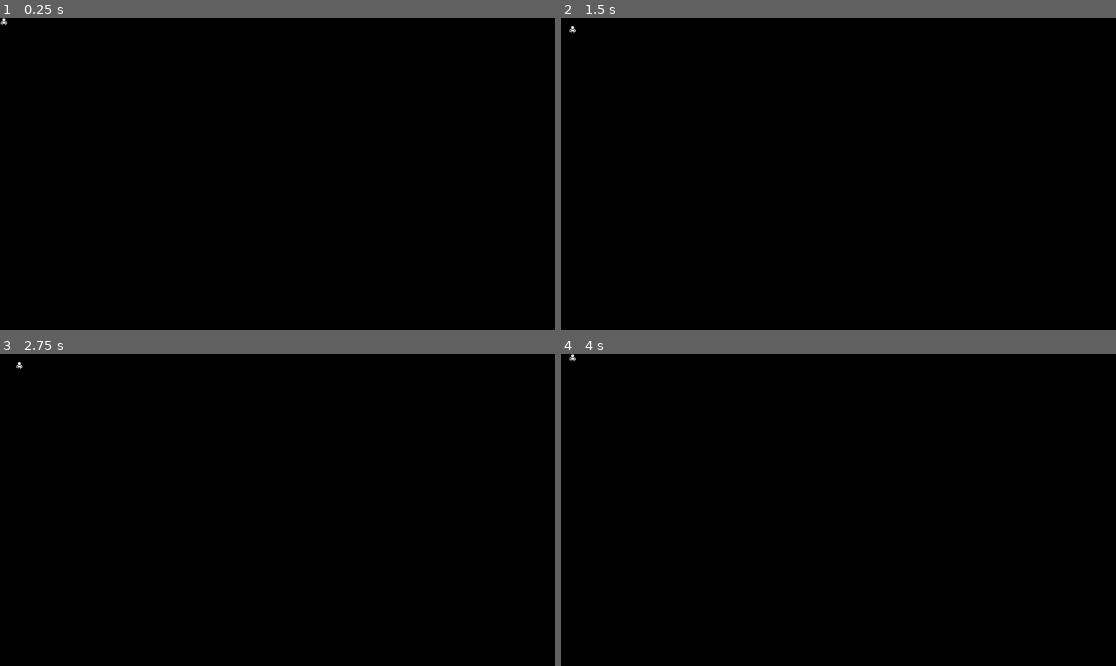
Above: before the commit, frames 1-4 (two rows, left to right).
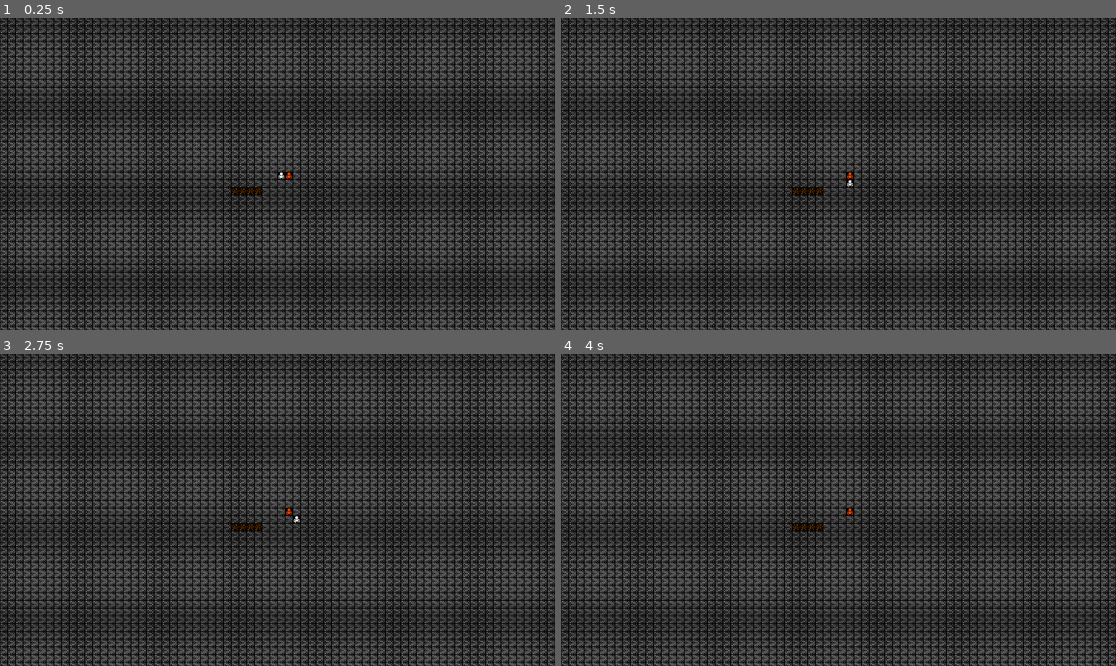
Above: after the commit, the same moments.

Repository: degustaf/godot_roguelike_tutorial
Game: Godot game, scene res://src/Game/game.tscn
Two runs of this game, one before a commit and one after it. Both use one fixed random seed, a clock stepped at 60 frames per second and the inputs below.
Inputs:
- Up to frame 1 (0.25 s): no input
- Up to frame 2 (1.5 s): tap Enter at 0.5 s; hold Right (ui_right) 0.53-1.28 s; tap Space at 1.25 s; hold Down (ui_down) from 1.28 s (still down)
- Up to frame 3 (2.75 s): tap Enter at 2 s; release Down (ui_down) at 2.03 s; hold Right (ui_right) from 2.03 s (still down)
- Up to frame 4 (4 s): tap Space at 2.75 s; release Right (ui_right) at 2.78 s; hold Up (ui_up) 2.78-3.53 s; tap Enter at 3.5 s; hold Left (ui_left) from 3.53 s (still down)

The runs differ from the first frame. In frame 1, 61% of the frame differs, in the area x 0-100%, y 0-100%; in frame 2, 61%; in frame 3, 61%; in frame 4, 61%.

Commit message:
Finish step 2 of the tutorial

Diff:
--- /dev/null
+++ b/assets/definitions/entities/actors/entity_definition_player.tres
@@ -0,0 +1,13 @@
+[gd_resource type="Resource" script_class="EntityDefinition" format=3 uid="uid://c0gkym6id7u07"]
+
+[ext_resource type="Script" uid="uid://bevae3nudr3pl" path="res://src/Entities/entity_definition.gd" id="1_j7dal"]
+[ext_resource type="Texture2D" uid="uid://bpttfb5fr1m3g" path="res://assets/images/kenney_1-bit-pack/monochrome_packed.png" id="2_js7ka"]
+
+[sub_resource type="AtlasTexture" id="AtlasTexture_j7dal"]
+atlas = ExtResource("2_js7ka")
+region = Rect2(400, 0, 16, 16)
+
+[resource]
+script = ExtResource("1_j7dal")
+texture = SubResource("AtlasTexture_j7dal")
+metadata/_custom_type_script = "uid://bevae3nudr3pl"
--- /dev/null
+++ b/assets/definitions/tiles/tile_definition_floor.tres
@@ -0,0 +1,14 @@
+[gd_resource type="Resource" script_class="TileDefinition" format=3 uid="uid://c8y8786aiiddx"]
+
+[ext_resource type="Script" uid="uid://dvvxqu7an8faf" path="res://src/Map/tile_definition.gd" id="1_u76qn"]
+[ext_resource type="Texture2D" uid="uid://bpttfb5fr1m3g" path="res://assets/images/kenney_1-bit-pack/monochrome_packed.png" id="2_5vnle"]
+
+[sub_resource type="AtlasTexture" id="AtlasTexture_lls8w"]
+atlas = ExtResource("2_5vnle")
+region = Rect2(112, 240, 16, 16)
+
+[resource]
+script = ExtResource("1_u76qn")
+texture = SubResource("AtlasTexture_lls8w")
+color_dark = Color(0.49803922, 0.49803922, 0.49803922, 1)
+metadata/_custom_type_script = "uid://dvvxqu7an8faf"
--- /dev/null
+++ b/assets/definitions/tiles/tile_definition_wall.tres
@@ -0,0 +1,17 @@
+[gd_resource type="Resource" script_class="TileDefinition" format=3 uid="uid://c5hwknb7mdcnq"]
+
+[ext_resource type="Script" uid="uid://dvvxqu7an8faf" path="res://src/Map/tile_definition.gd" id="1_g8l3i"]
+[ext_resource type="Texture2D" uid="uid://bpttfb5fr1m3g" path="res://assets/images/kenney_1-bit-pack/monochrome_packed.png" id="2_7vnfb"]
+
+[sub_resource type="AtlasTexture" id="AtlasTexture_lls8w"]
+atlas = ExtResource("2_7vnfb")
+region = Rect2(32, 0, 16, 16)
+
+[resource]
+script = ExtResource("1_g8l3i")
+texture = SubResource("AtlasTexture_lls8w")
+color_lit = Color(1, 0.49803922, 0, 1)
+color_dark = Color(0.49803922, 0.24705882, 0, 1)
+is_walkable = false
+is_transparent = false
+metadata/_custom_type_script = "uid://dvvxqu7an8faf"
--- a/src/Entities/Actors/Actions/action.gd
+++ b/src/Entities/Actors/Actions/action.gd
@@ -1,2 +1,5 @@
 class_name Action
 extends RefCounted
+
+func perform(_game: Game, _entity: Entity):
+	pass
--- a/src/Entities/Actors/Actions/escape_action.gd
+++ b/src/Entities/Actors/Actions/escape_action.gd
@@ -1,2 +1,5 @@
 class_name EscapeAction
 extends Action
+
+func perform(game: Game, _entity: Entity):
+	game.get_tree().quit()
--- a/src/Entities/Actors/Actions/movement_action.gd
+++ b/src/Entities/Actors/Actions/movement_action.gd
@@ -5,3 +5,17 @@
 
 func _init(dx: int, dy: int) -> void:
 	offset = Vector2i(dx, dy)
+
+func perform(game: Game, entity: Entity):
+	print("In MovementAction::perform")
+	var destination: Vector2i = entity.grid_position + offset
+
+	var map_data: MapData = game.get_map_data()
+	var destination_tile: Tile = map_data.get_tile(destination)
+	if not destination_tile:
+		print("No destination_tile")
+		return
+	if not destination_tile.is_walkable():
+		print("destination_tile is not walkable")
+		return
+	entity.move(offset)
--- /dev/null
+++ b/src/Entities/entity.gd
@@ -0,0 +1,16 @@
+class_name Entity
+extends Sprite2D
+
+var grid_position: Vector2i:
+	set(value):
+		grid_position = value
+		position = Grid.grid_to_world(grid_position)
+
+func _init(start_position: Vector2i, entity_definition: EntityDefinition) -> void:
+	centered = false
+	grid_position = start_position
+	texture = entity_definition.texture
+	modulate = entity_definition.color
+
+func move(move_offset: Vector2i) -> void:
+	grid_position += move_offset
--- /dev/null
+++ b/src/Entities/entity_definition.gd
@@ -0,0 +1,6 @@
+class_name EntityDefinition
+extends Resource
+
+@export_category("Visuals")
+@export var texture: AtlasTexture
+@export_color_no_alpha var color: Color = Color.WHITE
--- a/src/Game/game.gd
+++ b/src/Game/game.gd
@@ -1,16 +1,26 @@
-extends Node
+class_name Game
+extends Node2D
 
+const player_definition: EntityDefinition = preload("res://assets/definitions/entities/actors/entity_definition_player.tres")
 var player_grid_pos:= Vector2i.ZERO
 
-@onready
-var player: Sprite2D = $Player
+@onready var player: Entity
 @onready var event_handler: EventHandler = $EventHandler
+@onready var entities: Node2D = $Entities
+@onready var map: Map = $Map
 
-func _process(_delta: float) -> void:
+func _ready() -> void:
+	var player_start_pos: Vector2i = Grid.world_to_grid(get_viewport_rect().size.floor() / 2)
+	player = Entity.new(player_start_pos, player_definition)
+	entities.add_child(player)
+	var npc = Entity.new(player_start_pos + Vector2i.RIGHT, player_definition)
+	npc.modulate = Color.ORANGE_RED
+	entities.add_child(npc)
+
+func get_map_data() -> MapData:
+	return map.map_data
+
+func _physics_process(_delta: float) -> void:
 	var action: Action = event_handler.get_action()
-
-	if action is MovementAction:
-		player_grid_pos += action.offset
-		player.position = Grid.grid_to_world(player_grid_pos)
-	elif action is EscapeAction:
-		get_tree().quit()
+	if action:
+		action.perform(self, player)
--- a/src/Game/game.tscn
+++ b/src/Game/game.tscn
@@ -1,19 +1,16 @@
 [gd_scene format=3 uid="uid://c8s0u8pye0l2y"]
 
 [ext_resource type="Script" uid="uid://ckq8fibhemy1f" path="res://src/Game/event_handler.gd" id="1_60cvd"]
-[ext_resource type="Texture2D" uid="uid://bpttfb5fr1m3g" path="res://assets/images/kenney_1-bit-pack/monochrome_packed.png" id="1_k6qo2"]
 [ext_resource type="Script" uid="uid://6kqym8twjapb" path="res://src/Game/game.gd" id="1_sag4g"]
-
-[sub_resource type="AtlasTexture" id="AtlasTexture_sag4g"]
-atlas = ExtResource("1_k6qo2")
-region = Rect2(400, 0, 16, 16)
+[ext_resource type="Script" uid="uid://cmk4ycpykx0m7" path="res://src/Map/map.gd" id="3_sag4g"]
 
 [node name="Game" type="Node2D" unique_id=30654713]
 script = ExtResource("1_sag4g")
 
-[node name="Player" type="Sprite2D" parent="." unique_id=780775048]
-texture = SubResource("AtlasTexture_sag4g")
-centered = false
-
 [node name="EventHandler" type="Node" parent="." unique_id=926553557]
 script = ExtResource("1_60cvd")
+
+[node name="Map" type="Node2D" parent="." unique_id=858294122]
+script = ExtResource("3_sag4g")
+
+[node name="Entities" type="Node2D" parent="." unique_id=1259075879]
--- /dev/null
+++ b/src/Map/map.gd
@@ -0,0 +1,16 @@
+class_name Map
+extends Node2D
+
+@export var map_width: int = 80
+@export var map_height: int = 45
+
+var map_data: MapData
+
+
+func _ready() -> void:
+	map_data = MapData.new(map_width, map_height)
+	_place_tiles()
+
+func _place_tiles() -> void:
+	for tile in map_data.tiles:
+		add_child(tile)
--- /dev/null
+++ b/src/Map/map_data.gd
@@ -0,0 +1,45 @@
+class_name MapData
+extends RefCounted
+
+const tile_types = {
+	"floor": preload("res://assets/definitions/tiles/tile_definition_floor.tres"),
+	"wall": preload("res://assets/definitions/tiles/tile_definition_wall.tres"),
+}
+
+var width: int
+var height: int
+var tiles: Array[Tile]
+
+func _init(map_width: int, map_height: int) -> void:
+	width = map_width
+	height = map_height
+	_setup_tiles()
+
+func _setup_tiles() -> void:
+	tiles = []
+	for y in height:
+		for x in width:
+			var tile_position := Vector2i(x,y)
+			var tile := Tile.new(tile_position, tile_types.floor)
+			tiles.append(tile)
+	for x in range(30,34):
+		var tile: Tile = get_tile(Vector2i(x,22))
+		tile.set_tile_type(tile_types.wall)
+
+func get_tile(grid_position: Vector2i) -> Tile:
+	var tile_index: int = grid_to_index(grid_position)
+	if tile_index == -1:
+		return null
+	return tiles[tile_index]
+
+func grid_to_index(grid_position: Vector2i) -> int:
+	if not is_in_bounds(grid_position):
+		return -1
+	return grid_position.y * width + grid_position.x
+
+func is_in_bounds(coordinate: Vector2i) -> bool:
+	return (0 <= coordinate.x
+		and coordinate.x < width
+		and 0 <= coordinate.y
+		and coordinate.y < height
+	)
--- /dev/null
+++ b/src/Map/tile.gd
@@ -0,0 +1,20 @@
+class_name Tile
+extends Sprite2D
+
+var _definition: TileDefinition
+
+func _init(grid_position: Vector2i, tile_definition: TileDefinition) -> void:
+	centered = false
+	position = Grid.grid_to_world(grid_position)
+	set_tile_type(tile_definition)
+
+func set_tile_type(tile_definition: TileDefinition) -> void:
+	_definition = tile_definition
+	texture = _definition.texture
+	modulate = _definition.color_dark
+
+func is_walkable() -> bool:
+	return _definition.is_walkable
+
+func is_transparent() -> bool:
+	return _definition.is_transparent
--- /dev/null
+++ b/src/Map/tile_definition.gd
@@ -0,0 +1,11 @@
+class_name TileDefinition
+extends Resource
+
+@export_category("Visuals")
+@export var texture: AtlasTexture
+@export_color_no_alpha var color_lit: Color = Color.WHITE
+@export_color_no_alpha var color_dark: Color = Color.WHITE
+
+@export_category("Mechanics")
+@export var is_walkable: bool = true
+@export var is_transparent: bool = true
Not shown, added: src/Entities/entity.gd.uid
Not shown, added: src/Entities/entity_definition.gd.uid
Not shown, added: src/Map/map.gd.uid
Not shown, added: src/Map/map_data.gd.uid
Not shown, added: src/Map/tile.gd.uid
Not shown, added: src/Map/tile_definition.gd.uid
